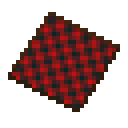
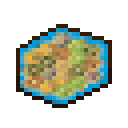
Revision of a layered 128×128 image; what changed, layer by layer:
hid group "edge" (2 layers) over left=8, top=12, right=120, bottom=112
added layer "Layer 15" above "Layer 13" over left=16, top=24, right=112, bottom=108
hid "Layer 11" over left=8, top=12, right=120, bottom=112
